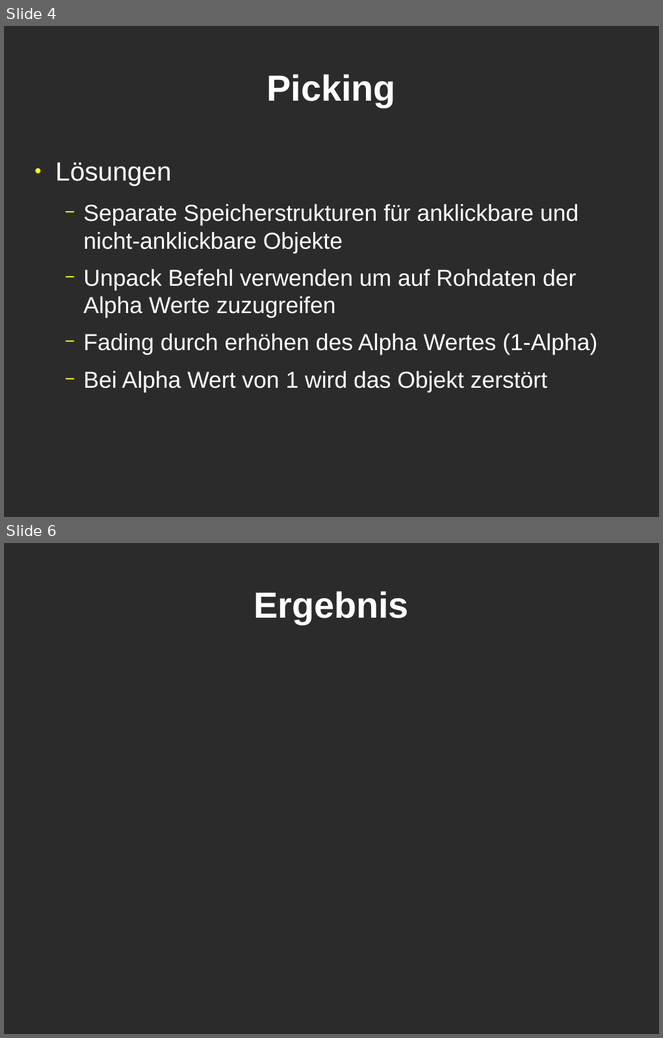
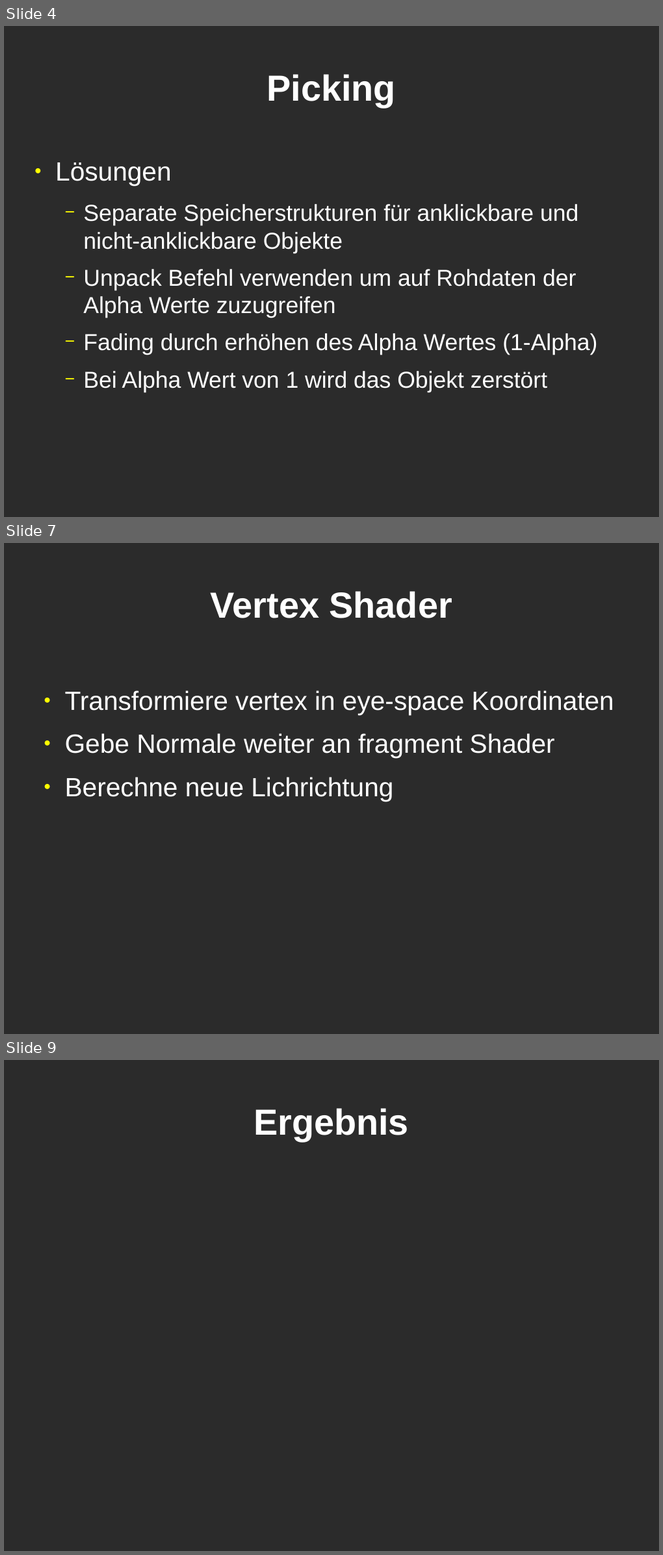
Before and after one commit to mgla/cg-projekt0910, a slide deck: präsentation/Folien.odp. Shown one above the other, each under a label of ours: slides 4 and 6 before the commit, slides 4, 7 and 9 after it; the slides between them are not shown. The pictures are 663x1038 and 663x1555 pixels, drawn with LibreOffice and Linux fonts; fonts in the diff are those of the drawing; background and template pictures are left out; a plain dark background stands for a picture behind light text. Boxes give left, top, right and bottom in pixels: in the first picture for what was removed or moved away, otherwise in the second. Text is boxed around its words. In the diff, an @@ line names an element or a change of style, - is before the commit and + after.

```diff
--- a/präsentation/Folien.odp
+++ b/präsentation/Folien.odp
@@ slide 7 added at (x1=4, y1=543, x2=659, y2=1034), background picture (left out) @@
@@ title added at (x1=210, y1=591, x2=452, y2=618), 44 pt, text #FFFFFF, bold @@
+Vertex Shader
@@ text added at (x1=65, y1=691, x2=614, y2=802), 32 pt, text #FFFFFF @@
+● Transformiere vertex in eye-space Koordinaten
+● Gebe Normale weiter an fragment Shader
+● Berechne neue Lichrichtung
@@ what was slide 6 is now slide 9 @@
```
Also in this commit, not shown: 1 slide changed, 3 other slides added, 1 slide removed.
